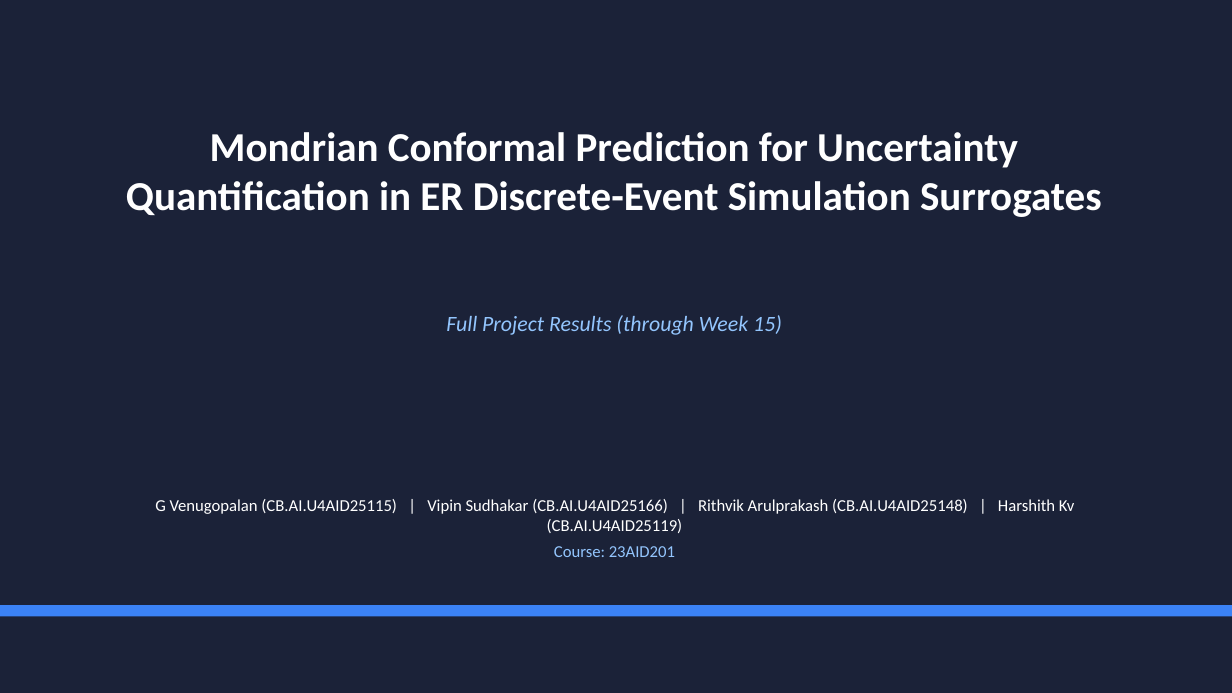
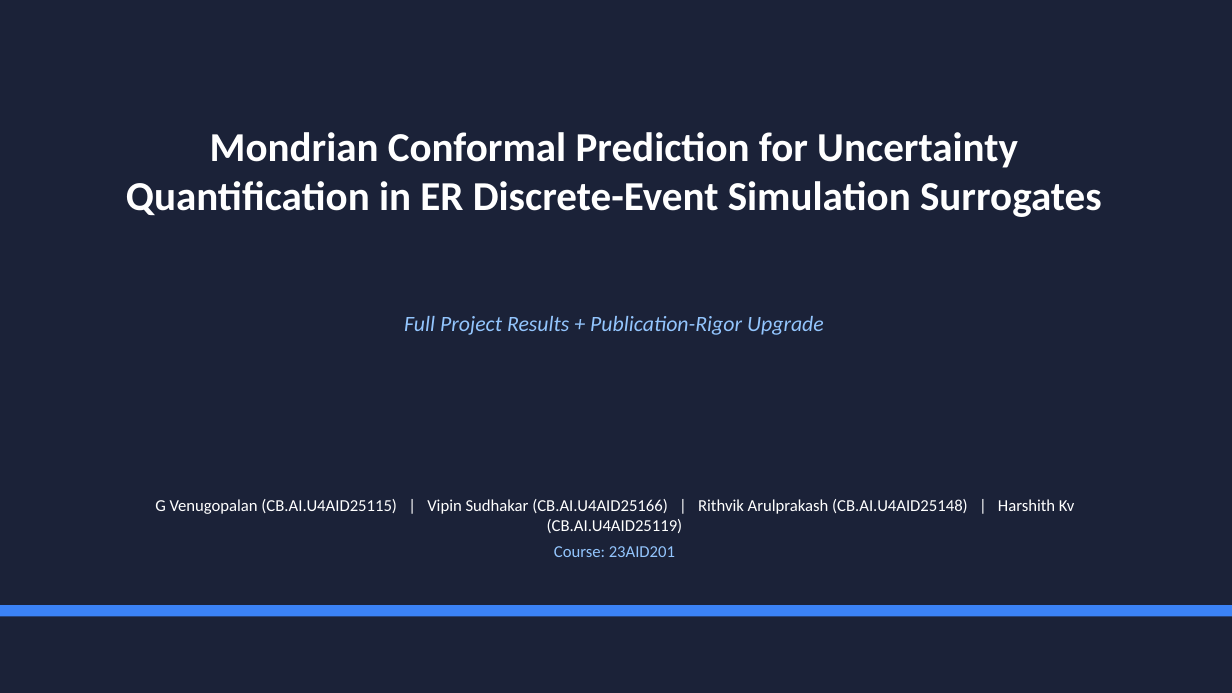
Before and after one commit to DUNE-ODYSSEY/Mondrian-Conformal-Prediction-On-Discrete-Event-Simulation, a slide deck: slide 1 of slides/full_project_results.pptx. Drawn at 1232x693 pixels with LibreOffice and Linux fonts; fonts in the diff are those of the drawing. Boxes give left, top, right and bottom in pixels: in the first picture for what was removed or moved away, otherwise in the second. Text is boxed around its words. In the diff, an @@ line names an element or a change of style, - is before the commit and + after.

Commit message:
Publication-rigor upgrade part 5: consolidate 30-repeat significance, CQR, MLP, and Dept B findings into full_project_results.pptx (21 slides); fix same multi-line table bug in this script too

```diff
--- a/slides/full_project_results.pptx
+++ b/slides/full_project_results.pptx
@@ text at (404, 316, 824, 335): text changed @@
-Full Project Results (through Week 15)
+Full Project Results + Publication-Rigor Upgrade
```
Also in this commit, not shown: 15 other slides changed, 5 slides added, 4 other files.
